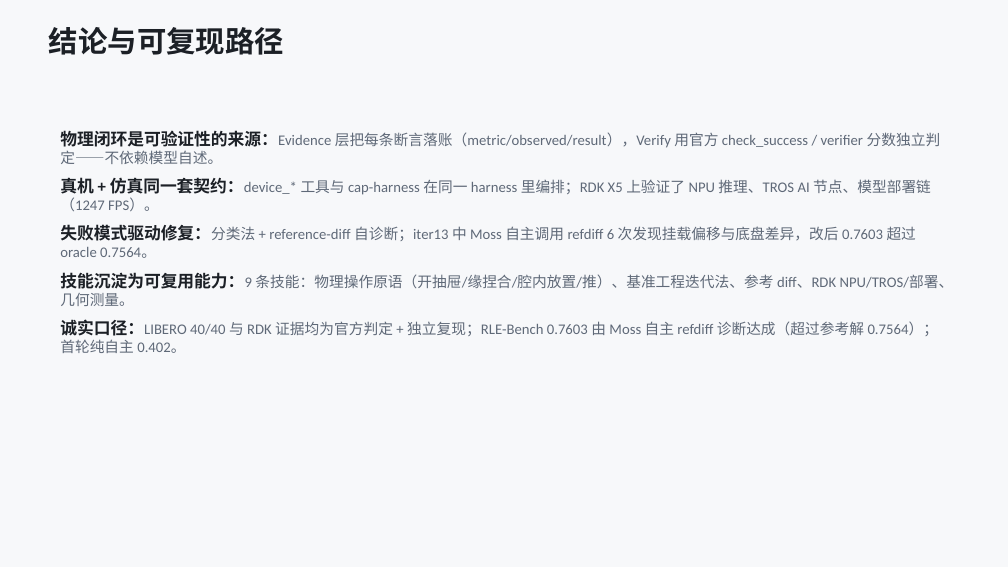
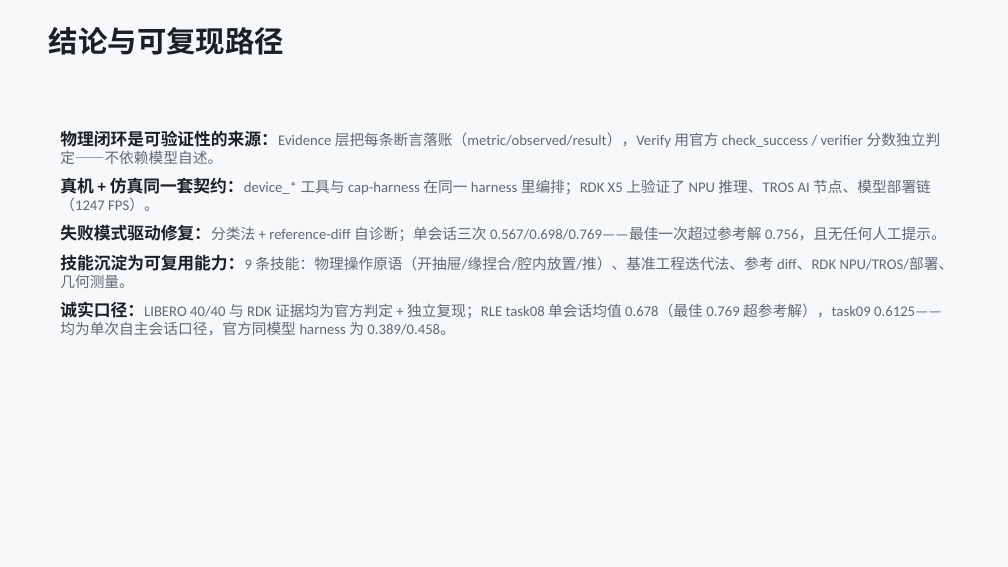
Before and after one commit to D-Robotics/moss, a slide deck: slide 11 of docs/ppt/moss-physical-closed-loop.pptx. Drawn at 1008x567 pixels with LibreOffice and Linux fonts; fonts in the diff are those of the drawing. Boxes give left, top, right and bottom in pixels: in the first picture for what was removed or moved away, otherwise in the second. Text is boxed around its words. In the diff, an @@ line names an element or a change of style, - is before the commit and + after.

Commit message:
docs(ppt): cover/conclusions reflect single-session numbers (mean 0.678, best 0.769 > oracle)

```diff
--- a/docs/ppt/moss-physical-closed-loop.pptx
+++ b/docs/ppt/moss-physical-closed-loop.pptx
@@ text at [60,224,946,241]: text changed @@
-失败模式驱动修复：分类法 + reference-diff 自诊断；iter13 中 Moss 自主调用 refdiff 6 次发现挂载偏移与底盘差异，改后 0.7603 超过 oracle 0.7564。
+失败模式驱动修复：分类法 + reference-diff 自诊断；单会话三次 0.567/0.698/0.769——最佳一次超过参考解 0.756，且无任何人工提示。
@@ text at [60,301,942,335]: text changed @@
-诚实口径：LIBERO 40/40 与 RDK 证据均为官方判定 + 独立复现；RLE-Bench 0.7603 由 Moss 自主 refdiff 诊断达成（超过参考解 0.7564）；首轮纯自主 0.402。
+诚实口径：LIBERO 40/40 与 RDK 证据均为官方判定 + 独立复现；RLE task08 单会话均值 0.678（最佳 0.769 超参考解），task09 0.6125——均为单次自主会话口径，官方同模型 harness 为 0.389/0.458。
```
Also in this commit, not shown: 1 other slide changed.
